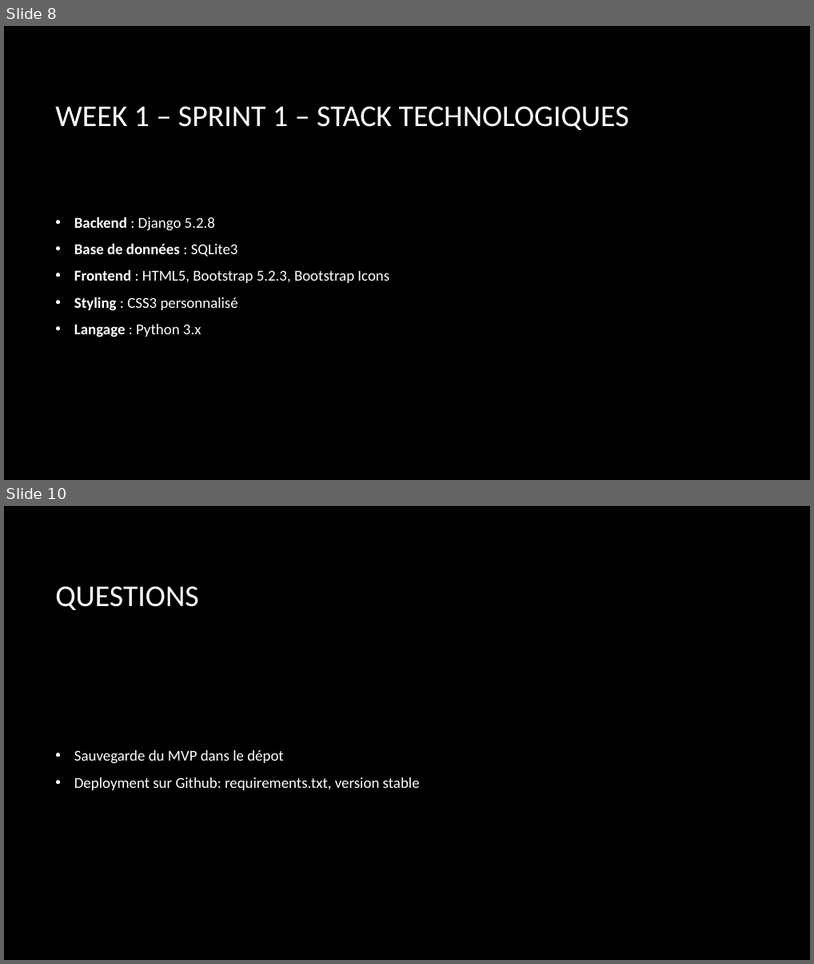
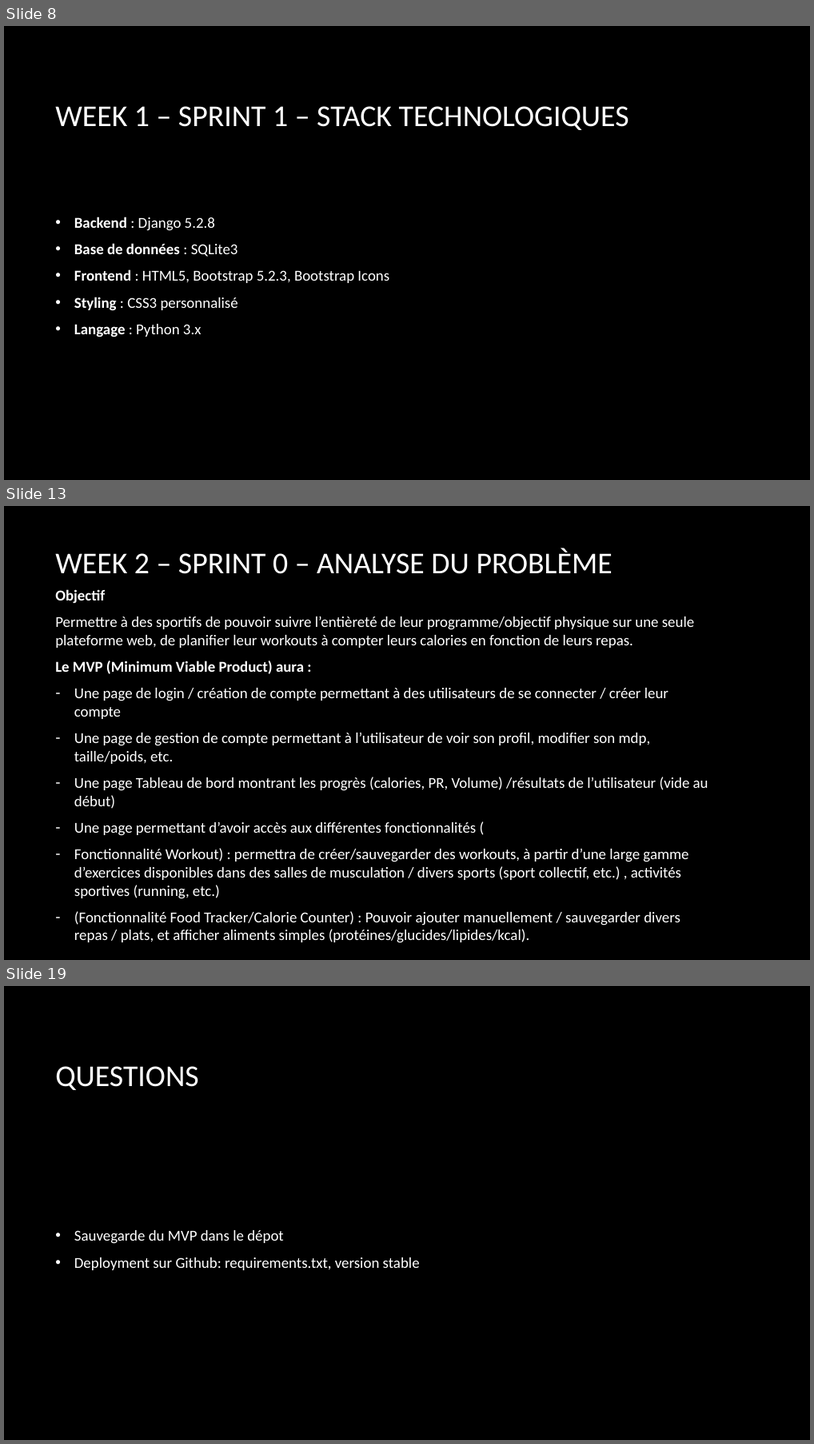
Before and after one commit to fus3r/FitnessArc, a slide deck: week1/saclay_local/WorkingDocs/presentation.pptx. Shown one above the other, each under a label of ours: slides 8 and 10 before the commit, slides 8, 13 and 19 after it; the slides between them are not shown. The pictures are 814x964 and 814x1444 pixels, drawn with LibreOffice and Linux fonts; fonts in the diff are those of the drawing; background and template pictures are left out. Boxes give left, top, right and bottom in pixels: in the first picture for what was removed or moved away, otherwise in the second. Text is boxed around its words. In the diff, an @@ line names an element or a change of style, - is before the commit and + after.

```diff
--- a/week1/saclay_local/WorkingDocs/presentation.pptx
+++ b/week1/saclay_local/WorkingDocs/presentation.pptx
@@ slide 13 added at box(4, 506, 810, 960), background picture (left out) @@
@@ title added at box(55, 548, 613, 574), 36 pt, text #FFFFFF @@
+WEEK 2 – SPRINT 0 – ANALYSE DU PROBLÈME
@@ text added at box(55, 589, 709, 943), 18 pt, text #FFFFFF @@
+Objectif
+Permettre à des sportifs de pouvoir suivre l’entièreté de leur programme/objectif physique sur une seule plateforme web, de planifier leur workouts à compter leurs calories en fonction de leurs repas.
+Le MVP (Minimum Viable Product) aura :
+– Une page de login / création de compte permettant à des utilisateurs de se connecter / créer leur compte
+– Une page de gestion de compte permettant à l’utilisateur de voir son profil, modifier son mdp, taille/poids, etc.
+– Une page Tableau de bord montrant les progrès (calories, PR, Volume) /résultats de l’utilisateur (vide au début)
+– Une page permettant d’avoir accès aux différentes fonctionnalités (
+– Fonctionnalité Workout) : permettra de créer/sauvegarder des workouts, à partir d’une large gamme d’exercices disponibles dans des salles de musculation / divers sports (sport collectif, etc.) , activités sportives (running, etc.)
+– (Fonctionnalité Food Tracker/Calorie Counter) : Pouvoir ajouter manuellement / sauvegarder divers repas / plats, et afficher aliments simples (protéines/glucides/lipides/kcal).
@@ what was slide 10 is now slide 19 @@
```
Also in this commit, not shown: 1 slide changed, 8 other slides added, 12 other files.
